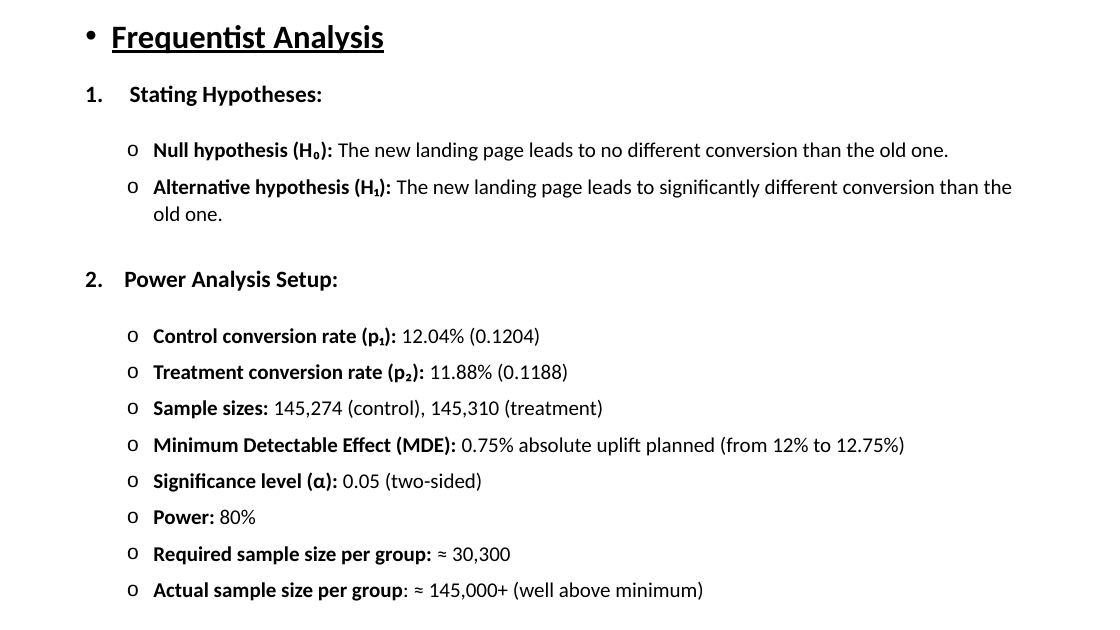
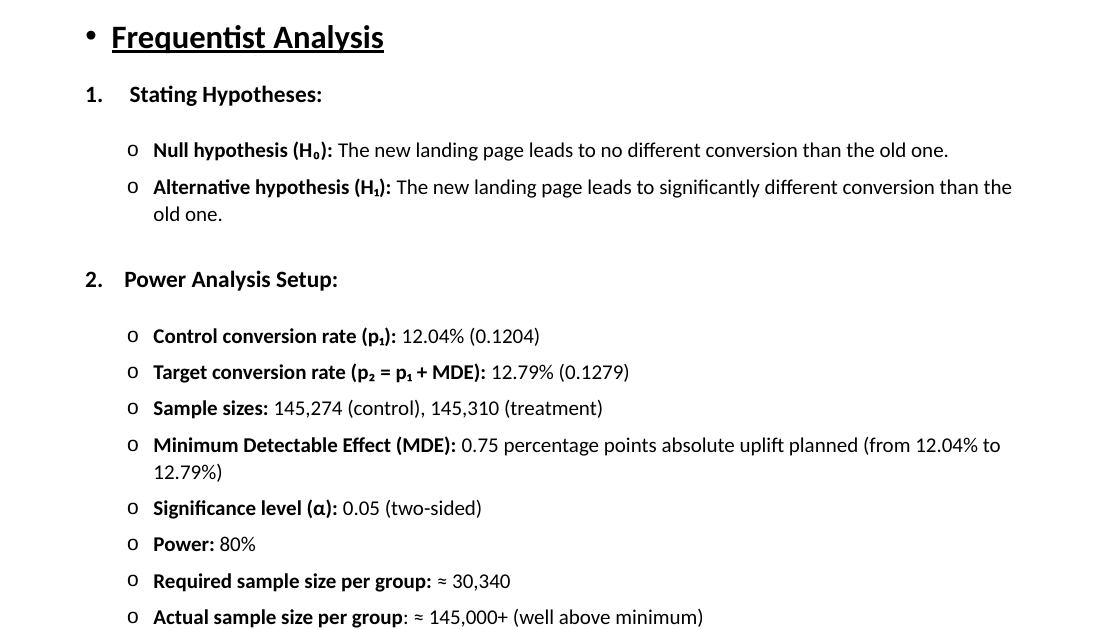
Before and after one commit to BillyGeros94/ab-testing-analysis, a slide deck: slide 5 of presentation/AB Test Presentation.pptx. Drawn at 1120x630 pixels with LibreOffice and Linux fonts; fonts in the diff are those of the drawing. Boxes give left, top, right and bottom in pixels: in the first picture for what was removed or moved away, otherwise in the second. Text is boxed around its words. In the diff, an @@ line names an element or a change of style, - is before the commit and + after.

```diff
--- a/presentation/AB Test Presentation.pptx
+++ b/presentation/AB Test Presentation.pptx
@@ text at <box>153,363,630,383</box>: text changed @@
-  o Treatment conversion rate (p₂): 11.88% (0.1188)
+  o Target conversion rate (p₂ = p₁ + MDE): 12.79% (0.1279)
@@ text at <box>153,436,1001,482</box>: text changed @@
-  o Minimum Detectable Effect (MDE): 0.75% absolute uplift planned (from 12% to 12.75%)
+  o Minimum Detectable Effect (MDE): 0.75 percentage points absolute uplift planned (from 12.04% to 12.79%)
@@ text at <box>153,573,510,592</box>: text changed @@
-  o Required sample size per group: ≈ 30,300
+  o Required sample size per group: ≈ 30,340
```
Also in this commit, not shown: 5 other slides changed, 13 other files.
